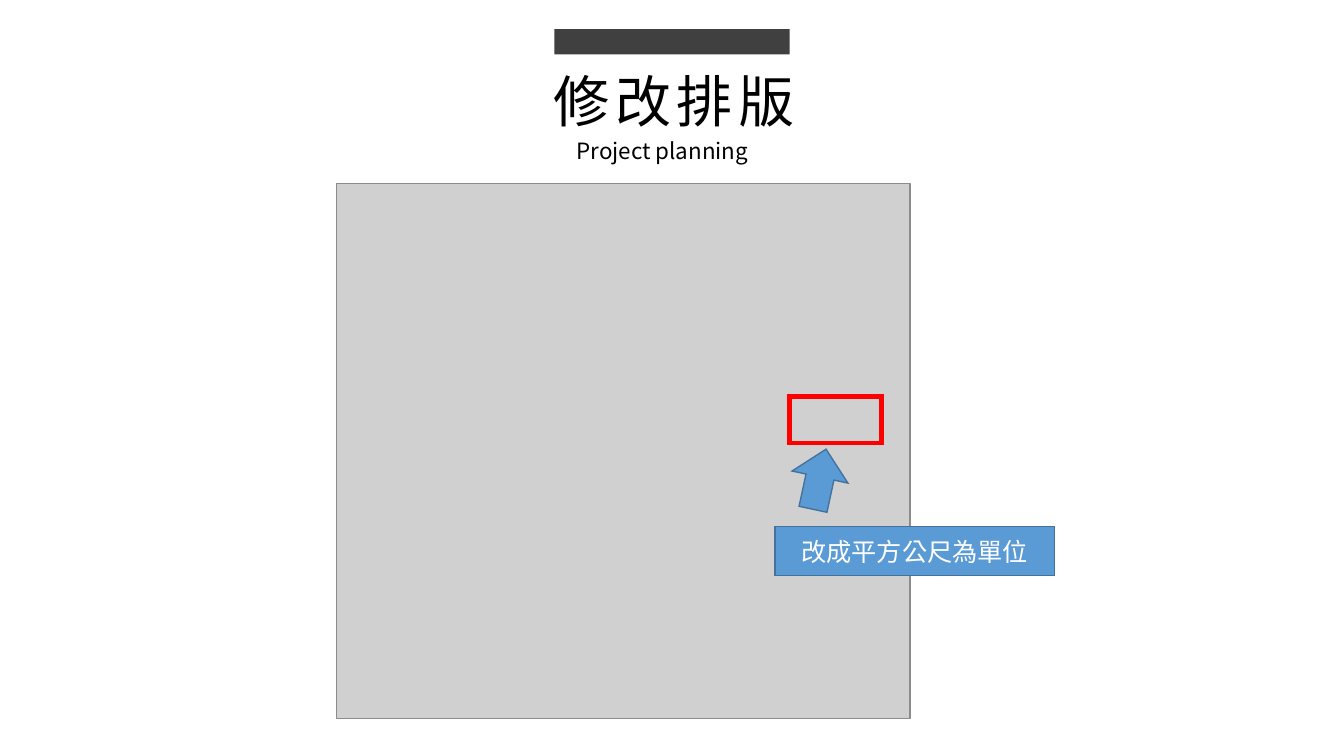
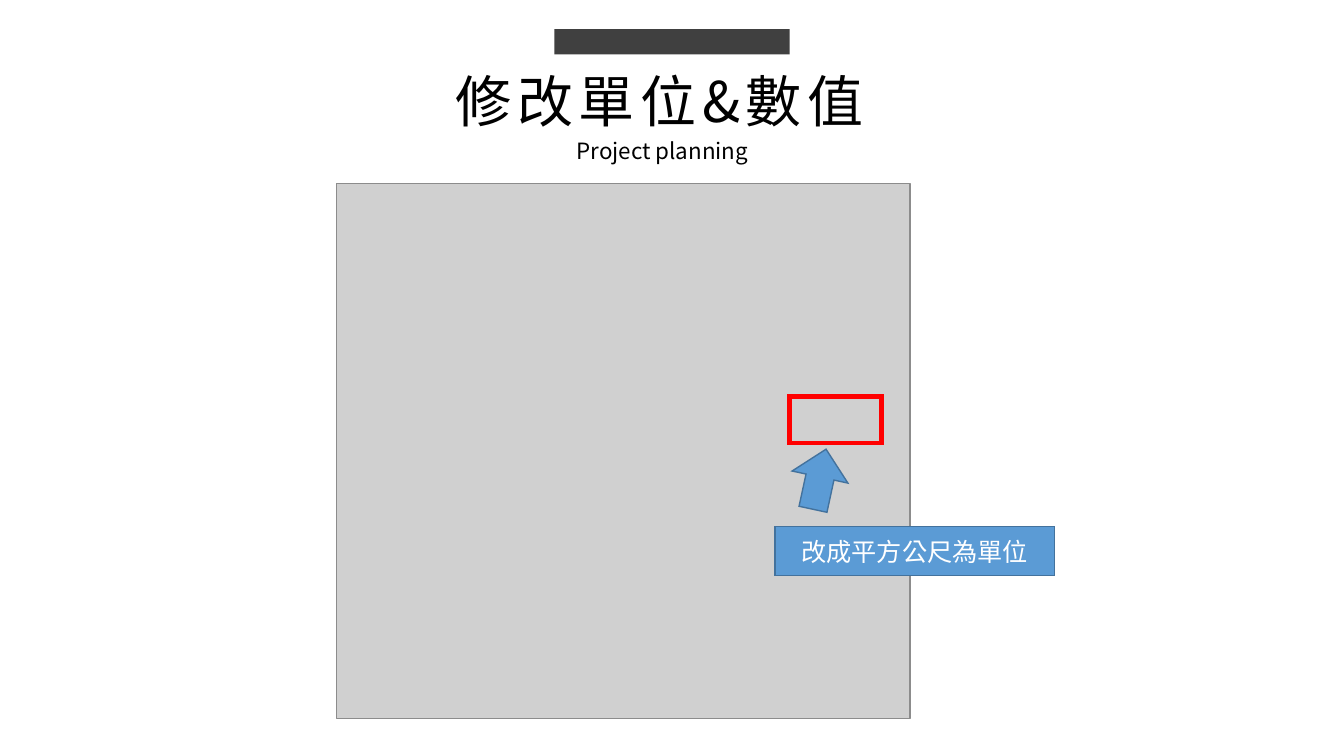
Before and after one commit to king637324/KnowledgeGreenhouseSystem, a slide deck: slide 3 of 工作日報_葉柏漢/2021.10/2021.10.28(加班)_2021.10.29工作日報_葉柏漢.pptx. Drawn at 1344x756 pixels with LibreOffice and Linux fonts; fonts in the diff are those of the drawing; grey boxes stand for pictures. Boxes give left, top, right and bottom in pixels: in the first picture for what was removed or moved away, otherwise in the second. Text is boxed around its words. In the diff, an @@ line names an element or a change of style, - is before the commit and + after.

```diff
--- a/工作日報_葉柏漢/2021.10/2021.10.28(加班)_2021.10.29工作日報_葉柏漢.pptx
+++ b/工作日報_葉柏漢/2021.10/2021.10.28(加班)_2021.10.29工作日報_葉柏漢.pptx
@@ text at (x1=456, y1=74, x2=863, y2=127): text changed @@
-修改排版
+修改單位&數值
```
Also in this commit, not shown: 1 other slide changed, 2 slides added, 9 other files.
